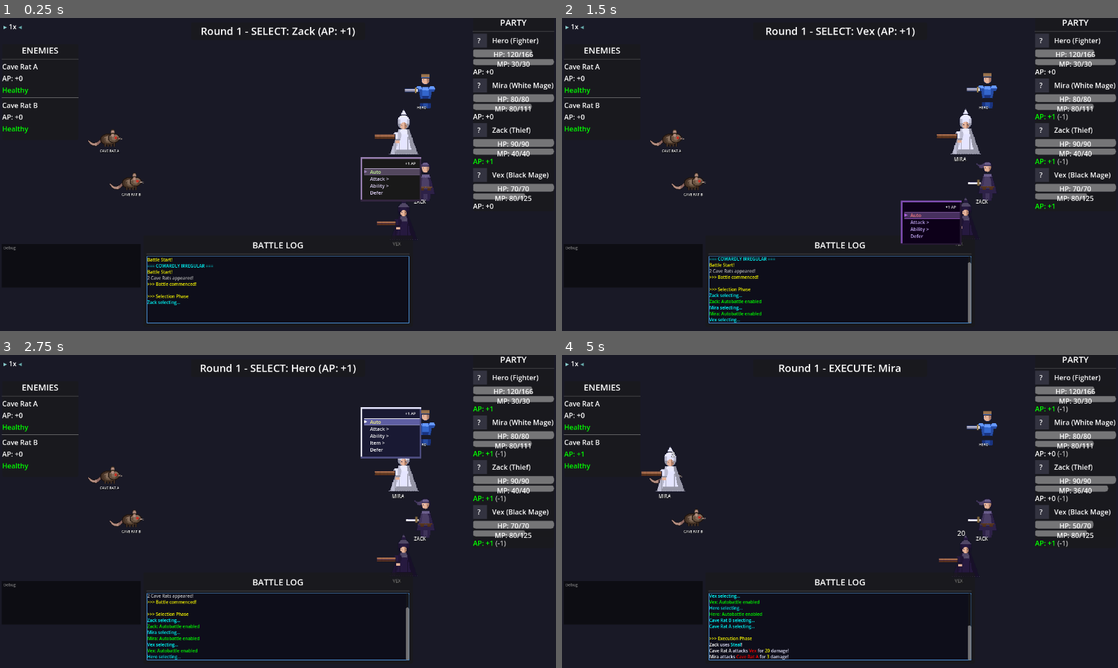
Above: before the commit, frames 1-4 (two rows, left to right).
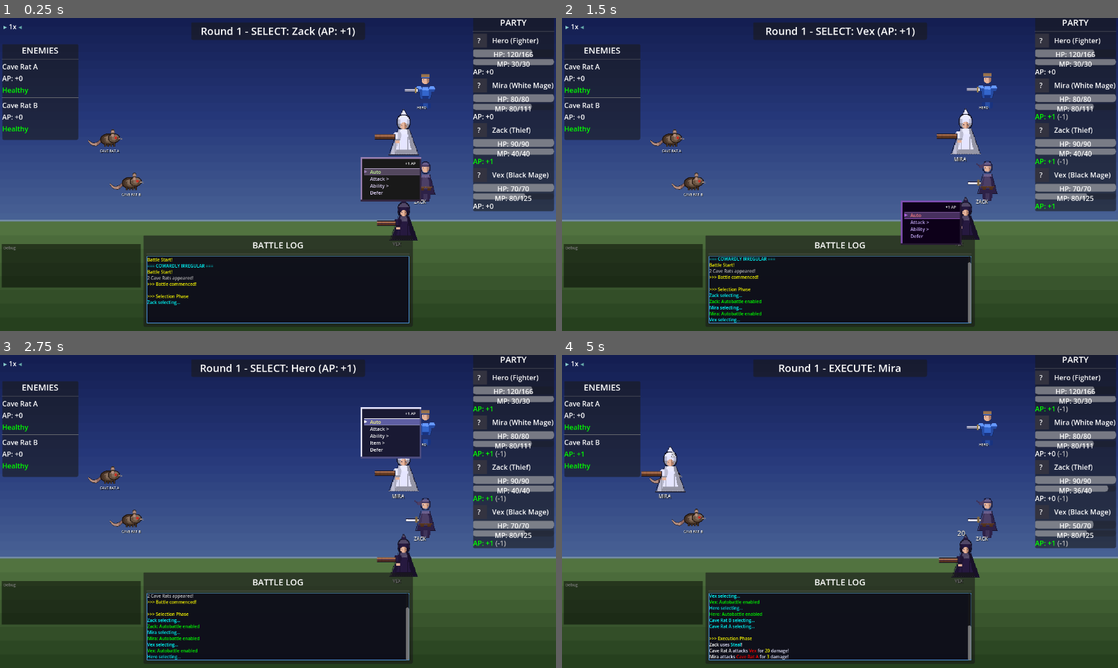
Above: after the commit, the same moments.

Repository: struktured-labs/cowardly-irregular
Game: Godot game, scene res://src/battle/BattleScene.tscn
The game is run twice, just before and just after one commit, with the same random seed, the same clock (stepped at 60 frames per second) and the same inputs. This scene is started directly instead of the project's main scene.
Inputs (mouse positions are in pixels of both pictures, inside the frame that each line leads up to):
- Up to frame 1 (0.25 s): no input
- Up to frame 2 (1.5 s): click (951, 171) at 0.52 s; click (934, 127) at 1.27 s
- Up to frame 3 (2.75 s): click (372, 552) at 2.02 s
- Up to frame 4 (5 s): click (951, 420) at 2.77 s; tap Enter at 3.5 s; move the mouse to (962, 495) at 3.52 s; hold Right (ui_right) 3.53-4.25 s; hold R (battle_advance) 3.53-4.25 s; click (962, 495) at 3.67 s; tap Z (ui_accept) at 3.77 s; drag from (728, 527) to (812, 574) at 4.27 s

The runs differ from the first frame. In frame 1, 78% of the frame differs, in the area x 0-100%, y 0-100%; in frame 2, 78%; in frame 3, 78%; in frame 4, 80%.
Error in both runs: Cannot call method 'stop' on a previously freed instance. (res://src/ui/Win98Menu.gd:687)

Commit message:
Fix battle background not visible behind opaque ColorRect
The static ColorRect in BattleScene.tscn (z_index 0) was covering
the procedural BattleBackground (z_index -100). Removed the obsolete
ColorRect since the procedural background system replaces it.

Co-Authored-By: Claude Opus 4.5 <noreply@anthropic.com>

Diff:
--- a/src/battle/BattleScene.tscn
+++ b/src/battle/BattleScene.tscn
@@ -10,15 +10,6 @@
 grow_horizontal = 2
 grow_vertical = 2
 script = ExtResource("1_j7c8k")
-
-[node name="ColorRect" type="ColorRect" parent="."]
-layout_mode = 1
-anchors_preset = 15
-anchor_right = 1.0
-anchor_bottom = 1.0
-grow_horizontal = 2
-grow_vertical = 2
-color = Color(0.1, 0.1, 0.15, 1)
 
 [node name="BattleField" type="Control" parent="."]
 layout_mode = 1
